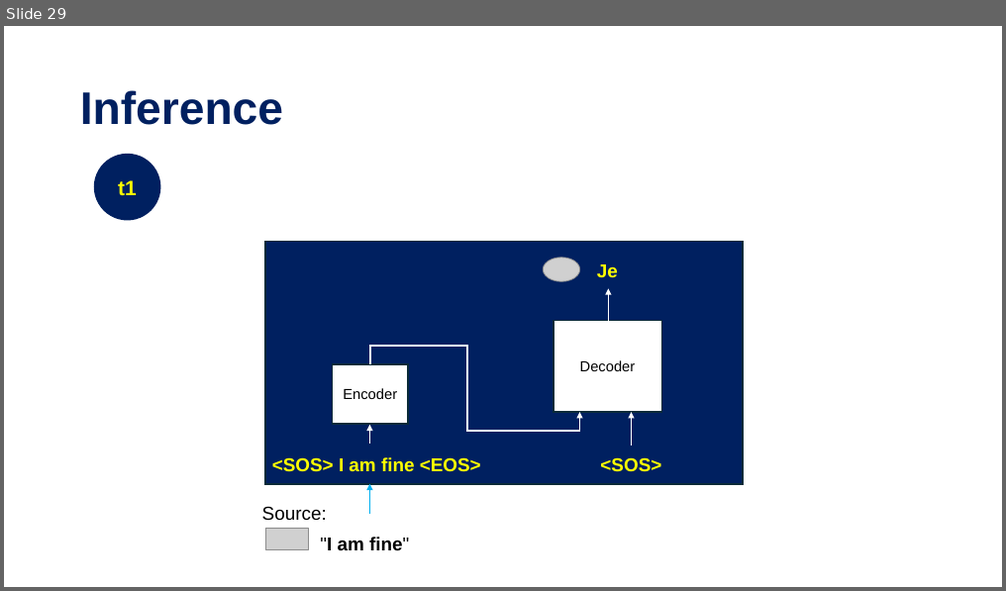
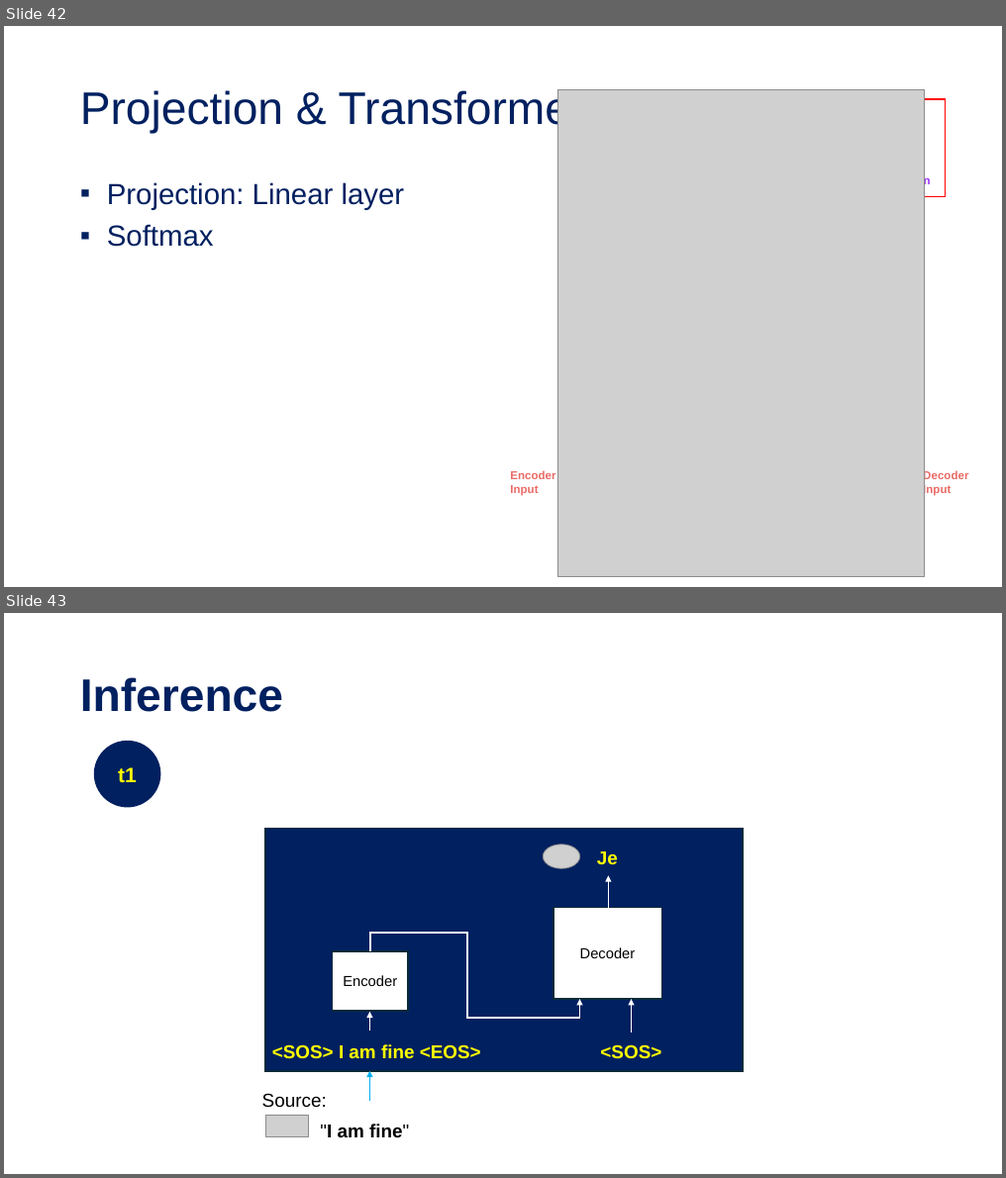
Before and after one commit to tanquangduong/transformer-pt, a slide deck: presentation/Introduction to Transformer.pptx. Shown one above the other, each under a label of ours: slide 29 before the commit, slides 42 and 43 after it. The pictures are 1006x591 and 1006x1178 pixels, drawn with LibreOffice and Linux fonts; fonts in the diff are those of the drawing; grey boxes stand for pictures. Boxes give left, top, right and bottom in pixels: in the first picture for what was removed or moved away, otherwise in the second. Text is boxed around its words. In the diff, an @@ line names an element or a change of style, - is before the commit and + after.

Commit message:
update transformer perso

```diff
--- a/presentation/Introduction to Transformer.pptx
+++ b/presentation/Introduction to Transformer.pptx
@@ slide 42 added at [4, 26, 1002, 587], background #FFFFFF @@
@@ title added at [80, 88, 736, 134], 44 pt, text #002060 @@
+Projection & Transformer Output
@@ picture added at [558, 90, 925, 577] @@
@@ rectangle added at [767, 99, 945, 196], outline #FF0000 1.5 pt @@
@@ text added at [107, 182, 405, 247], 28 pt, text #002060 @@
+▪ Projection: Linear layer
+▪ Softmax
@@ text added at [874, 175, 931, 187], 11 pt, text #9933FF, bold @@
+Projection
@@ text added at [510, 471, 555, 496], 11 pt, text #EA6B66, bold @@
+Encoder Input
@@ text added at [923, 471, 968, 496], 11 pt, text #EA6B66, bold @@
+Decoder Input
@@ what was slide 29 is now slide 43 @@
```
Also in this commit, not shown: 2 slides changed, 13 other slides added, 1 other file.
